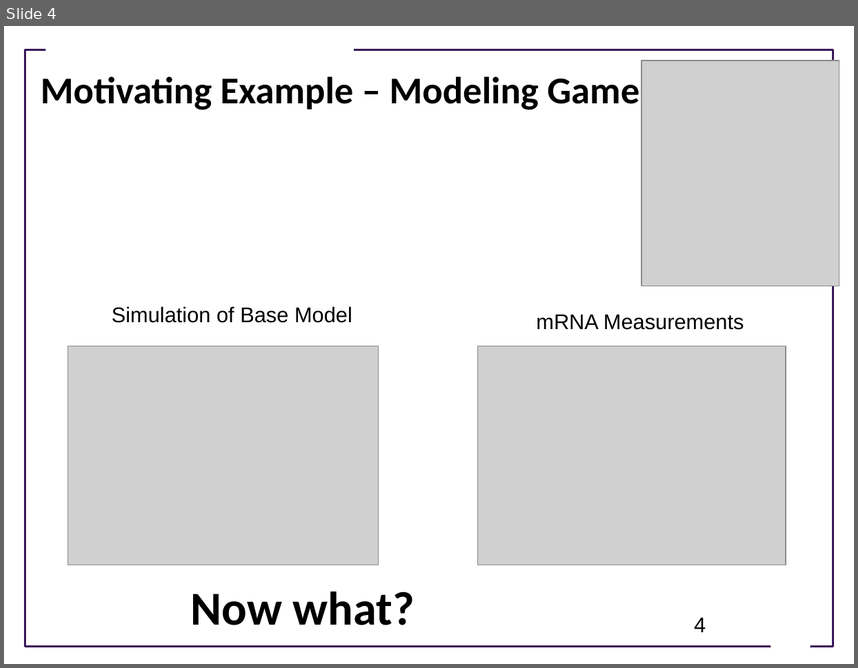
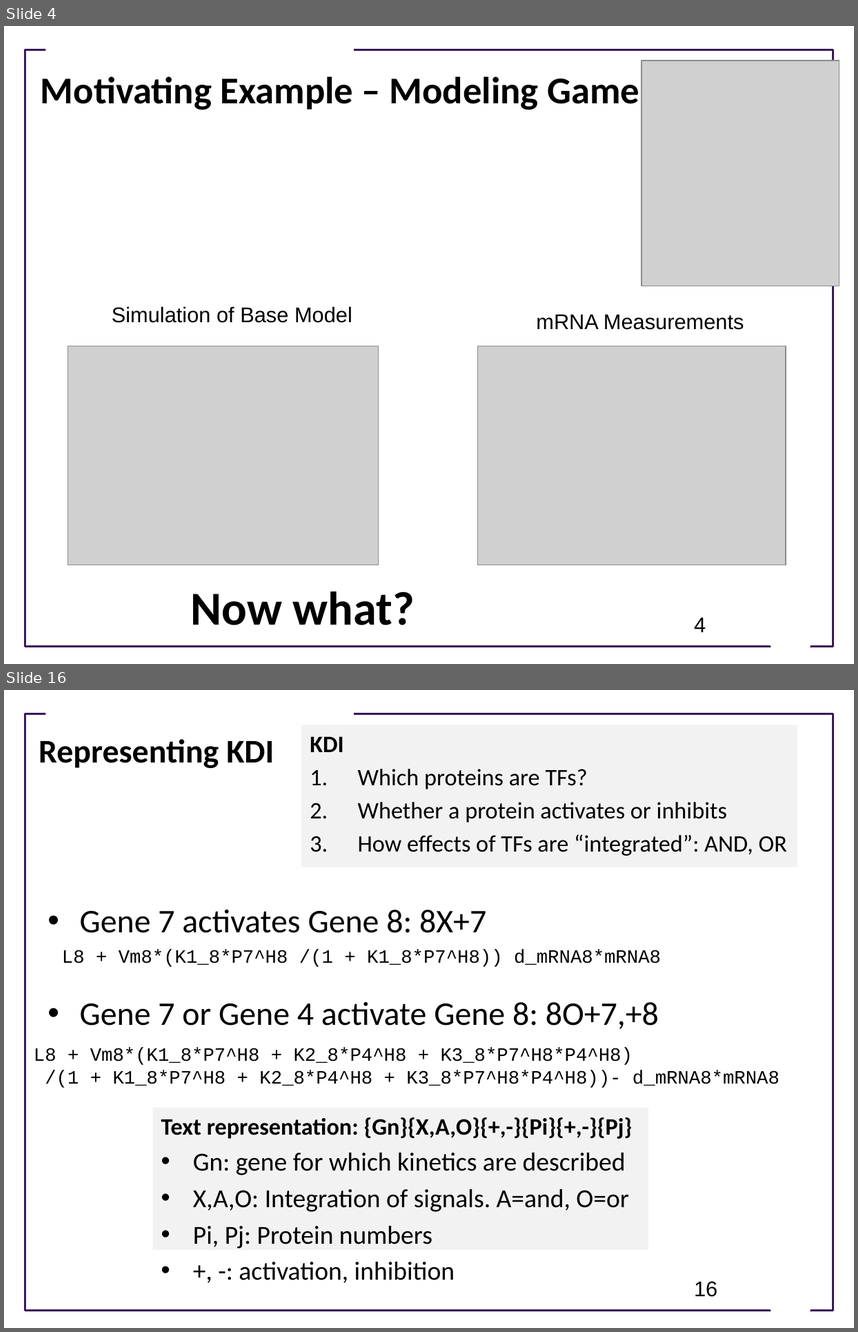
Before and after one commit to ModelEngineering/advancing-biomedical-models, a slide deck: lectures/lecture_17/Lecture_17_Generating_And_Using_Multiple_Models.pptx. Shown one above the other, each under a label of ours: slide 4 before the commit, slides 4 and 16 after it; the slides between them are not shown. The pictures are 858x668 and 858x1332 pixels, drawn with LibreOffice and Linux fonts; fonts in the diff are those of the drawing; grey boxes stand for pictures; background and template pictures are left out. Boxes give left, top, right and bottom in pixels: in the first picture for what was removed or moved away, otherwise in the second. Text is boxed around its words. In the diff, an @@ line names an element or a change of style, - is before the commit and + after.

```diff
--- a/lectures/lecture_17/Lecture_17_Generating_And_Using_Multiple_Models.pptx
+++ b/lectures/lecture_17/Lecture_17_Generating_And_Using_Multiple_Models.pptx
@@ slide 16 added at box(4, 690, 854, 1328), background #FFFFFF; not listed: 3 template elements that a slide beside it also shows @@
@@ rectangle added at box(301, 725, 797, 867), fill #F2F2F2, 20 pt, text #000000 @@
+KDI
+1. Which proteins are TFs?
+2. Whether a protein activates or inhibits
+3. How effects of TFs are “integrated”: AND, OR
@@ title added at box(38, 739, 274, 768), 28 pt, text #000000, bold @@
+Representing KDI
@@ text added at box(80, 909, 659, 1029), 28 pt, text #000000 @@
+• Gene 7 activates Gene 8: 8X+7
+• Gene 7 or Gene 4 activate Gene 8: 8O+7,+8
@@ text added at box(62, 949, 661, 967), 16 pt, text #000000 @@
+L8 + Vm8*(K1_8*P7^H8 /(1 + K1_8*P7^H8)) d_mRNA8*mRNA8
@@ text added at box(34, 1047, 780, 1087), 16 pt, text #000000 @@
+L8 + Vm8*(K1_8*P7^H8 + K2_8*P4^H8 + K3_8*P7^H8*P4^H8)
+/(1 + K1_8*P7^H8 + K2_8*P4^H8 + K3_8*P7^H8*P4^H8))- d_mRNA8*mRNA8
@@ rectangle added at box(153, 1107, 648, 1250), fill #F2F2F2, 22 pt, text #000000 @@
+Text representation: {Gn}{X,A,O}{+,-}{Pi}{+,-}{Pj}
+• Gn: gene for which kinetics are described
+• X,A,O: Integration of signals. A=and, O=or
+• Pi, Pj: Protein numbers
+• +, -: activation, inhibition
@@ page number added at box(694, 1281, 717, 1297), 18 pt, text #000000 @@
+16
```
Also in this commit, not shown: 3 slides changed, 15 other slides added, 1 slide removed, 1 other file.
